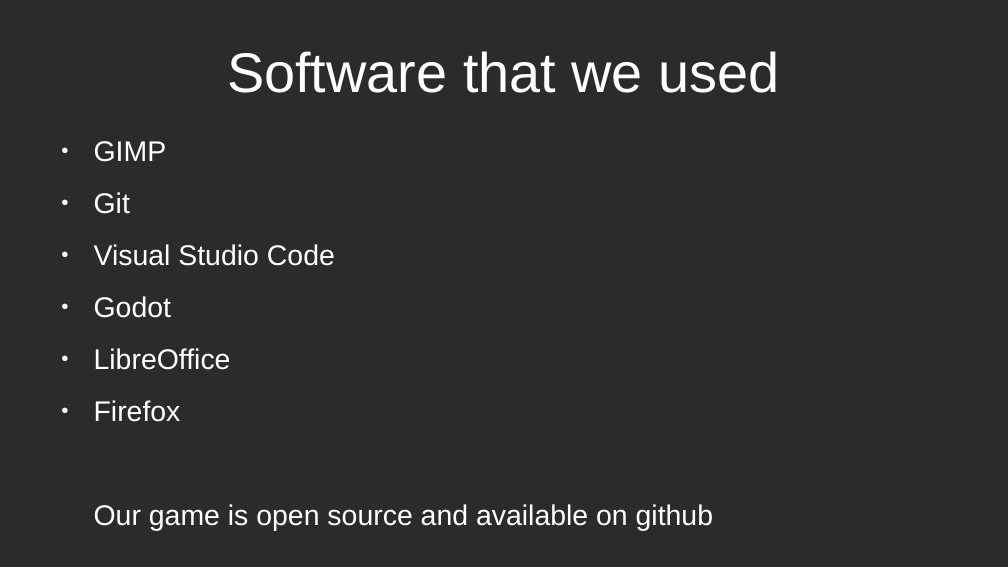
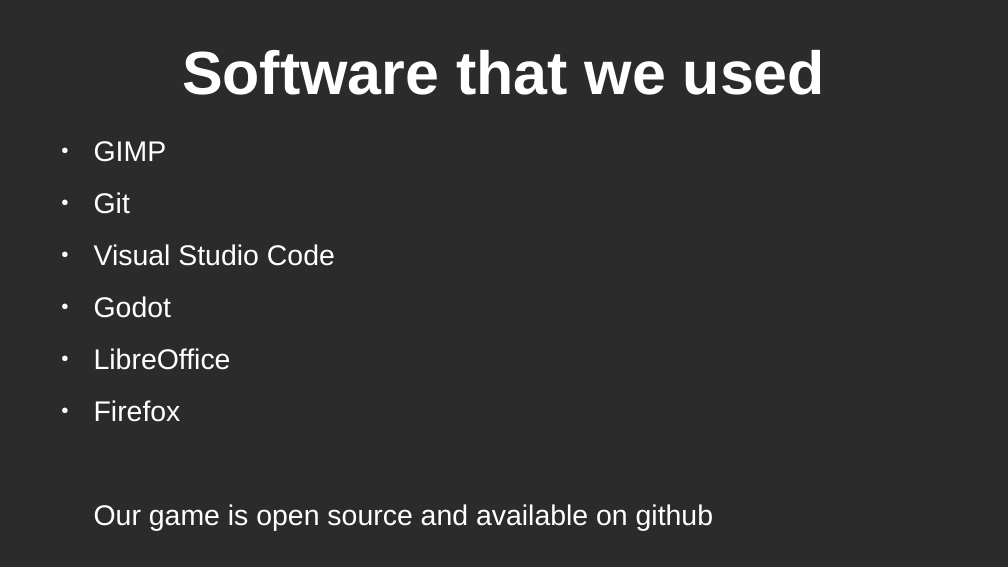
Before and after one commit to Gabi-Zar/The-Last-Aborigene, a slide deck: slide 5 of assets/diapo/diapo.odp. Drawn at 1008x567 pixels with LibreOffice and Linux fonts; fonts in the diff are those of the drawing; background and template pictures are left out; a plain dark background stands for a picture behind light text. Boxes give left, top, right and bottom in pixels: in the first picture for what was removed or moved away, otherwise in the second. Text is boxed around its words. In the diff, an @@ line names an element or a change of style, - is before the commit and + after.

```diff
--- a/assets/diapo/diapo.odp
+++ b/assets/diapo/diapo.odp
@@ title "Software that we used" at [182, 50, 825, 95]: size 44 to 48 pt, bold on @@
```
Also in this commit, not shown: 5 other slides changed, 5 slides added, 2 other files.
